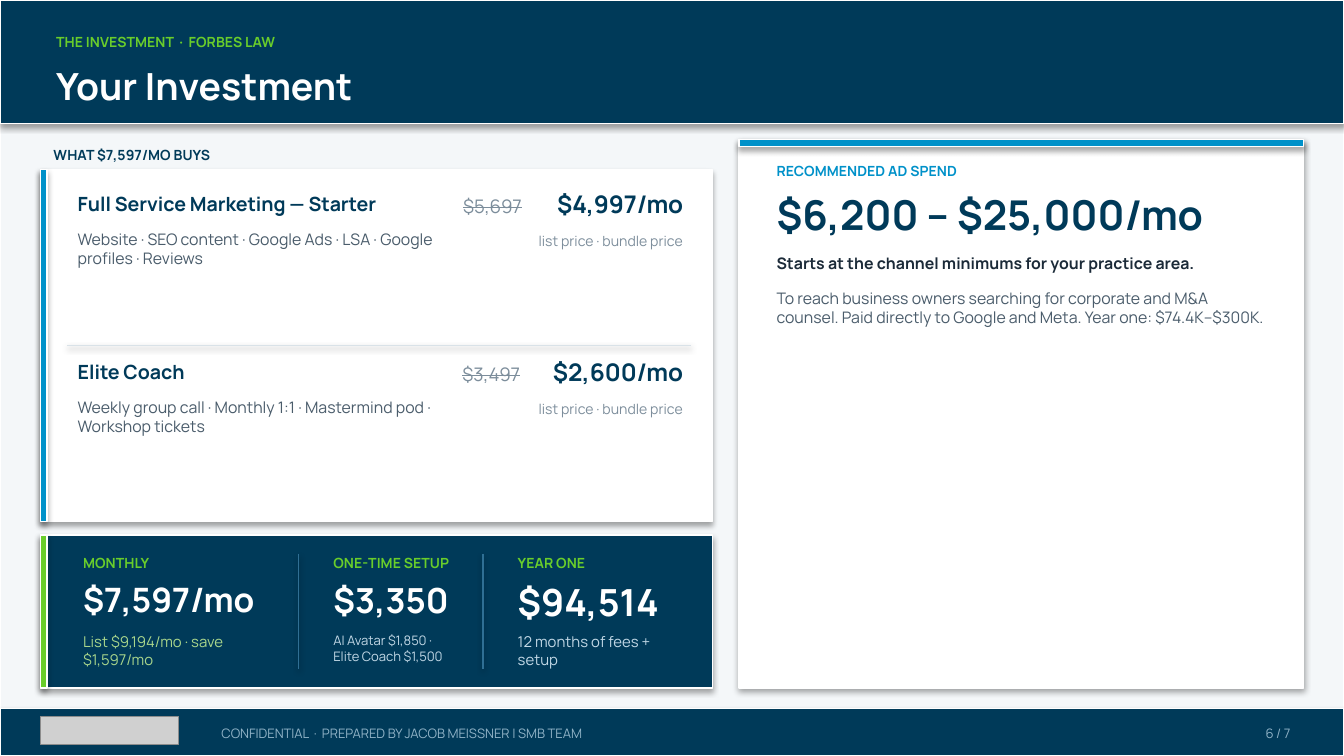
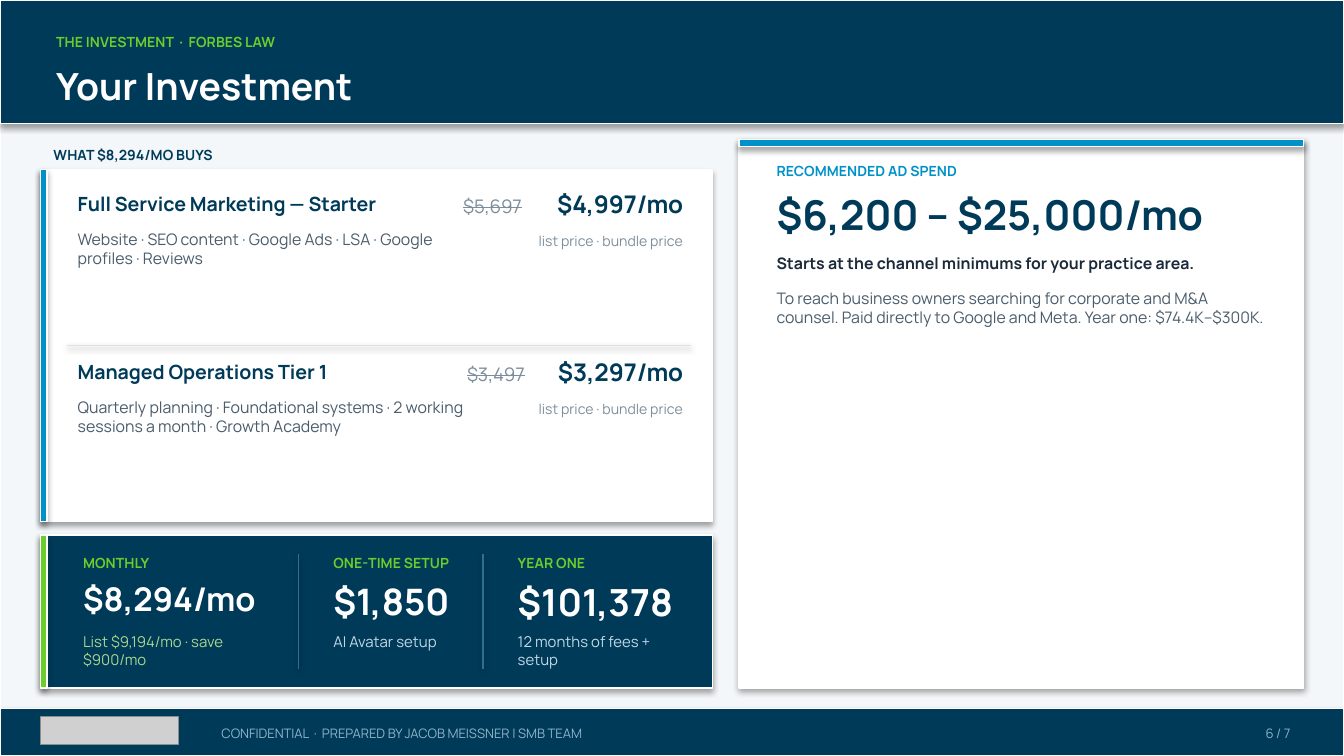
Before and after one commit to SMB-Team-Technology/workwith-smbteam, a slide deck: slide 6 of forbes-law/Forbes Law_November 20, 2026_Proposal.pptx. Drawn at 1344x756 pixels with LibreOffice and Linux fonts; fonts in the diff are those of the drawing; grey boxes stand for pictures. Boxes give left, top, right and bottom in pixels: in the first picture for what was removed or moved away, otherwise in the second. Text is boxed around its words. In the diff, an @@ line names an element or a change of style, - is before the commit and + after.

```diff
--- a/forbes-law/Forbes Law_November 20, 2026_Proposal.pptx
+++ b/forbes-law/Forbes Law_November 20, 2026_Proposal.pptx
@@ text at [53,148,213,162]: text changed @@
-WHAT $7,597/MO BUYS
+WHAT $8,294/MO BUYS
@@ text "$3,497": place and size @@
-text "$3,497" at [462,366,520,383]
+text "$3,497" at [467,365,525,383]
@@ text at [78,364,328,384]: text changed @@
-Elite Coach
+Managed Operations Tier 1
@@ text at [558,361,683,384]: text changed @@
-$2,600/mo
+$3,297/mo
@@ text at [78,401,463,436]: text changed @@
-Weekly group call · Monthly 1:1 · Mastermind pod · Workshop tickets
+Quarterly planning · Foundational systems · 2 working sessions a month · Growth Academy
@@ text at [83,584,255,616]: text changed; size 18 to 17.5 pt @@
-$7,597/mo
+$8,294/mo
@@ text at [333,585,449,620]: text changed; size 18.5 to 19.5 pt @@
-$3,350
+$1,850
@@ text at [518,585,673,621]: text changed @@
-$94,514
+$101,378
@@ text at [83,635,223,667]: text changed @@
-List $9,194/mo · save $1,597/mo
+List $9,194/mo · save $900/mo
@@ text at [333,636,436,651]: text changed; size 7 to 8 pt @@
-AI Avatar $1,850 · Elite Coach $1,500
+AI Avatar setup
```
Also in this commit, not shown: 3 other slides changed, 2 other files.
